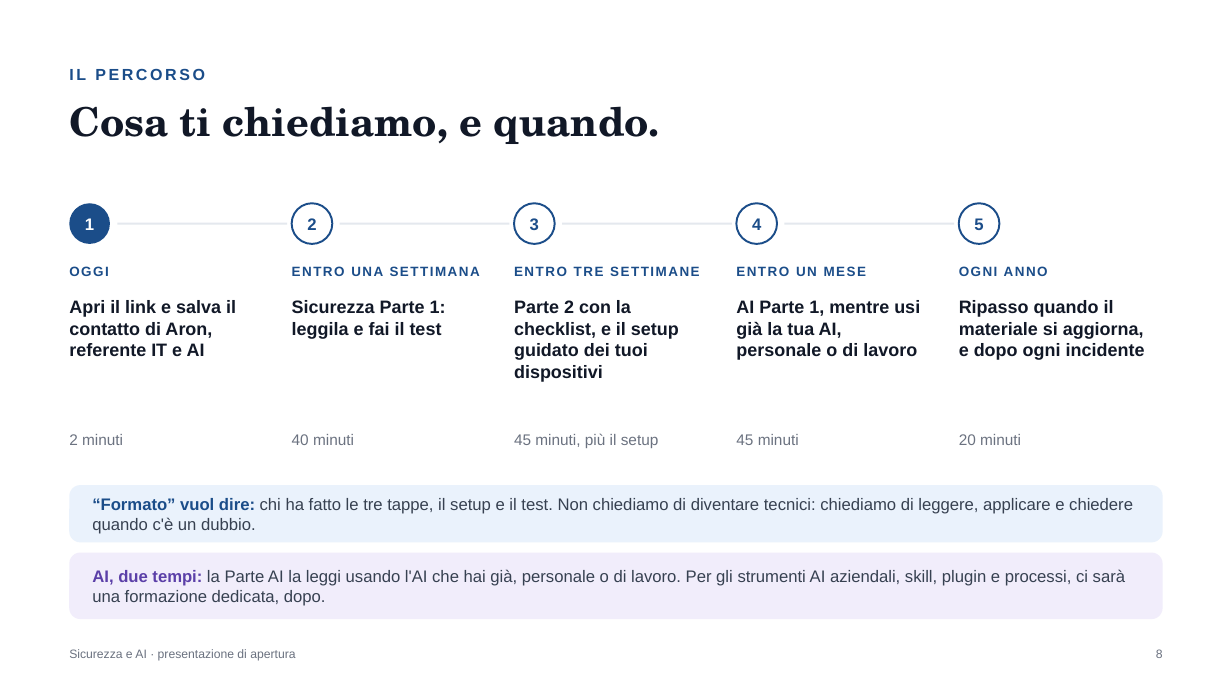
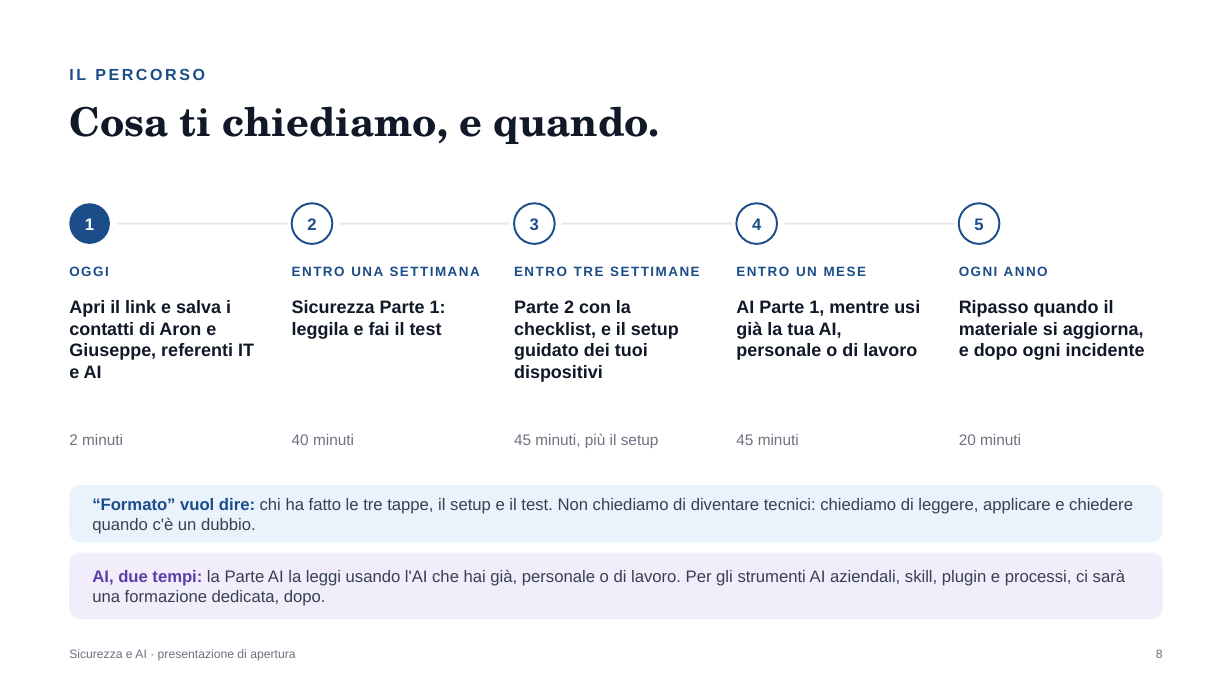
Before and after one commit to Mr-Hodler/IT-Security-AI-CrossCompany, a slide deck: slide 8 of Presentazione di apertura, Sicurezza e AI.pptx. Drawn at 1232x693 pixels with LibreOffice and Linux fonts; fonts in the diff are those of the drawing. Boxes give left, top, right and bottom in pixels: in the first picture for what was removed or moved away, otherwise in the second. Text is boxed around its words. In the diff, an @@ line names an element or a change of style, - is before the commit and + after.

Commit message:
Presentazione di apertura v2.1: perche esiste, referenti, policy standard, estratti in copertina

```diff
--- a/Presentazione di apertura, Sicurezza e AI.pptx
+++ b/Presentazione di apertura, Sicurezza e AI.pptx
@@ text at (x1=69, y1=300, x2=254, y2=378): text changed @@
-Apri il link e salva il contatto di Aron, referente IT e AI
+Apri il link e salva i contatti di Aron e Giuseppe, referenti IT e AI
```
Also in this commit, not shown: 6 other slides changed, 1 slide added, 1 slide removed, 1 other file.
